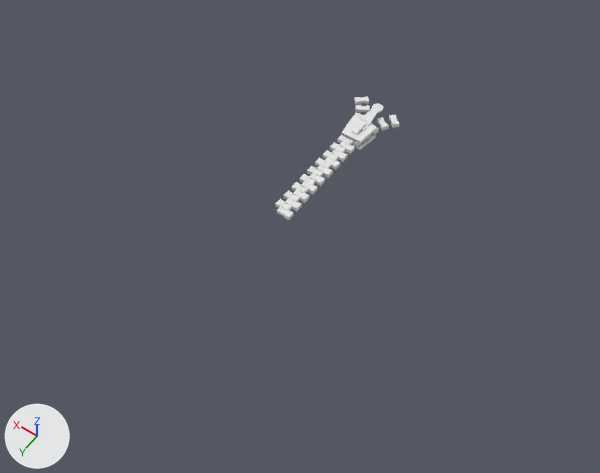
The Blender file data/epack.blend, before and after one commit.
Both versions are drawn from a 50 mm camera at (-78.6, 114.1, 156.3) aimed at (-3.9, 9.5, -8.0). The axes (+X, +Y, +Z) are drawn at lower left. The lights are the same throughout.
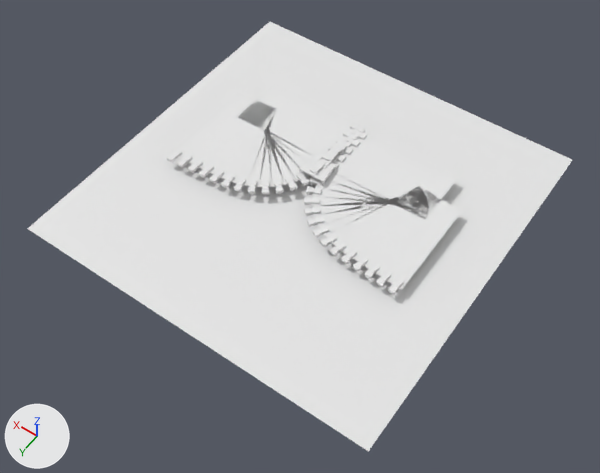
ob_empty is not drawn itself; it is the parent of ob_beziercurve_001, ob_beziercurve, ob_zipper.
ob_beziercurve_001 is not drawn itself; it is used by a modifier of ob_cube_001.
ob_beziercurve is not drawn itself; it is used by a modifier of ob_cube.

Pixel boxes (x1, y1, x2, y2) of what changed, in the pictures (600 x 473 px; the box of a moved part takes in the faces that stretch with it):
'Plane', added
    after: (27, 22, 572, 451)
'Cube.001', reshaped, moved, turned, modifiers changed
    before: (275, 96, 370, 211)
    after: (304, 129, 462, 295)
'Cube', reshaped, moved, turned, modifiers changed
    before: (277, 115, 399, 220)
    after: (167, 83, 365, 194)
'Zipper', reshaped, moved, turned
    before: (342, 103, 384, 150)
    after: (299, 142, 346, 187)
part 1 of me_cube_003, added
    after: (169, 83, 462, 290)
part 2 of me_cube_004, moved or reshaped
    before: (354, 103, 384, 131)
    after: (315, 142, 346, 168)

Edits to the bpy script that builds the scene:
```text
Change me_cube_003:
    where me_cube_003.from_pydata(...)  # 24 vertices, 22 faces; spans x -2.19..1.53, y -1.0..1.0, z -0.58..0.58
    used by ob_cube_001; location = (0.8, -1.7, 0.0); rotation_euler = (0.0, 3.142, 0.0), in degrees (0, 180, 0)
    verts and faces of me_cube_003; kept vertices keep their numbers, new ones are numbered from 24
    me_cube_003 part 1
    add verts[24] = (-0.46, -1.67, 0.0)
    add verts[25] = (-29.0, -1.67, 0.0)
    add verts[26] = (-0.46, 1.68, 0.0)
    add verts[27] = (-29.0, 1.68, 0.0)
    add faces += [(24, 25, 27, 26)]
Change me_cube_004:
    where me_cube_004.from_pydata(...)  # 248 vertices, 248 faces; spans x -1.1..1.1, y -1.0..3.25, z -1.0..1.54
    used by ob_zipper; parent = ob_empty; location = (0.0, -23.46, -0.143); rotation_euler = (0.0, 0.0, -3.142), in degrees (0, 0, -180); scale = (3.34, 3.34, 1.77)
    me_cube_004 part 2: the loose piece of 72 vertices spanning x -0.48..0.49, y 0.06..3.25, z 1.12..1.35 is multiplied about its middle by the matrix ((-1.0, 0.0, 0.0), (0.0, -0.995, -0.055), (0.0, -0.198, 0.995)), then moved by (0.01, -3.37, -0.33)
Add me_plane:
    me_plane.from_pydata([(-1.0, -1.0, 0.0), (1.0, -1.0, 0.0), (-1.0, 1.0, 0.0), (1.0, 1.0, 0.0)], [], [(0, 1, 3, 2)])
Change ob_empty:
    ob_empty.location: (0.0, -22.18, 9.059) -> (0.0, -4.133, 9.059)
Change ob_beziercurve_001:
    ob_beziercurve_001.location: (0.848, -22.82, 0.0) -> (-0.17, -24.95, 0.0)
    ob_beziercurve_001.rotation_euler: (0.0, 3.142, 0.0) -> (0.0, 3.142, -3.142)  # degrees (0, 180, 0) -> degrees (0, 180, -180)
Change ob_beziercurve:
    ob_beziercurve.location: (0.0, -21.14, 0.0) -> (0.678, -26.63, 0.0)
    ob_beziercurve.rotation_euler: (0.0, 0.0, 0.0) -> (0.0, 0.0, -3.142)  # degrees (0, 0, 0) -> degrees (0, 0, -180)
Change ob_cube_001:
    ob_cube_001.location: (0.8, -1.7, 0.0) -> (-0.2, 4.8, 0.0)
    ob_cube_001.rotation_euler: (0.0, 3.142, 0.0) -> (0.0, 3.142, -3.142)  # degrees (0, 180, 0) -> degrees (0, 180, -180)
    where _m = ob_cube_001.modifiers.new('Array', 'ARRAY')
    _m.count: 14 -> 19
    where _m = ob_cube_001.modifiers.new('Array', 'ARRAY')
    _m.relative_offset_displace: (0.0, 1.7, 0.0) -> (0.0, 1.0, 0.0)
    add _m.use_merge_vertices = True
Change ob_cube:
    ob_cube.location: (0.0, 0.0, 0.0) -> (0.7, 3.1, 0.0)
    ob_cube.rotation_euler: (0.0, 0.0, 0.0) -> (0.0, 0.0, -3.142)  # degrees (0, 0, 0) -> degrees (0, 0, -180)
    where _m = ob_cube.modifiers.new('Array', 'ARRAY')
    _m.count: 14 -> 19
    where _m = ob_cube.modifiers.new('Array', 'ARRAY')
    _m.relative_offset_displace: (0.0, 1.7, 0.0) -> (0.0, 1.0, 0.0)
Change ob_zipper:
    ob_zipper.location: (0.0, -23.46, -0.143) -> (0.678, -24.31, -0.143)
    ob_zipper.rotation_euler: (0.0, 0.0, -3.142) -> (0.0, 0.0, -6.283)  # degrees (0, 0, -180) -> degrees (0, 0, -360)
Add ob_plane:
    ob_plane = bpy.data.objects.new('Plane', me_plane)
    ob_plane.location = (0.0, 0.0, -3.0)
    ob_plane.scale = (49.5, 49.5, 49.5)
```
